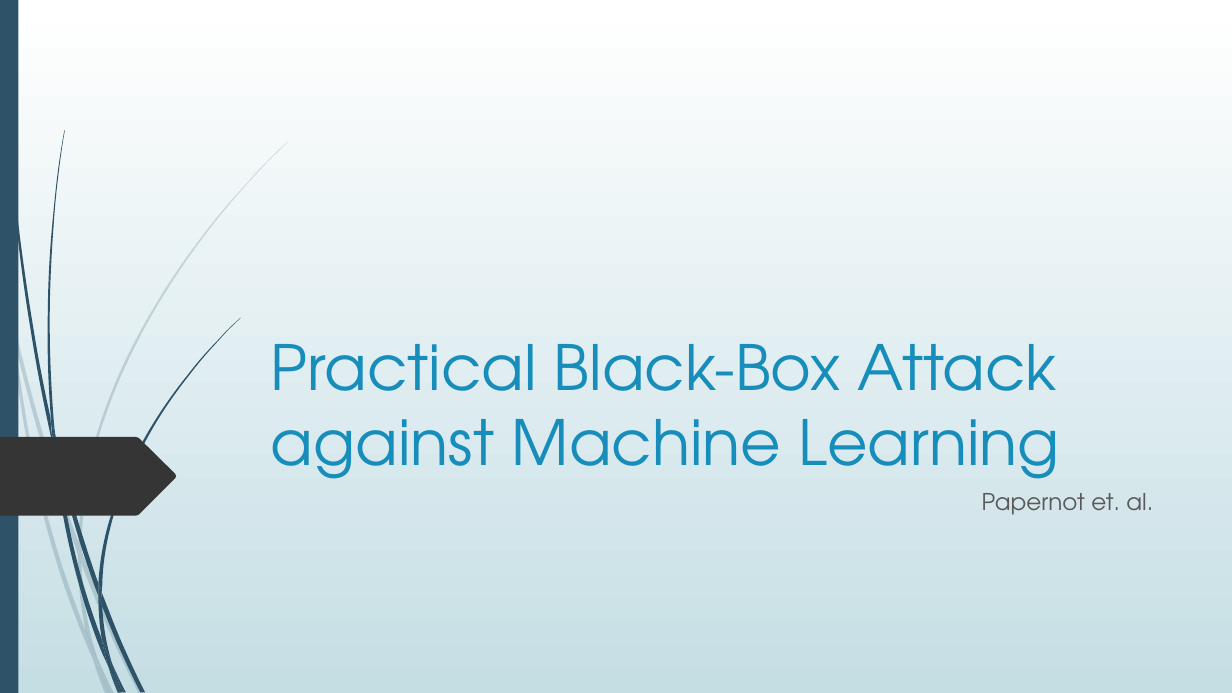
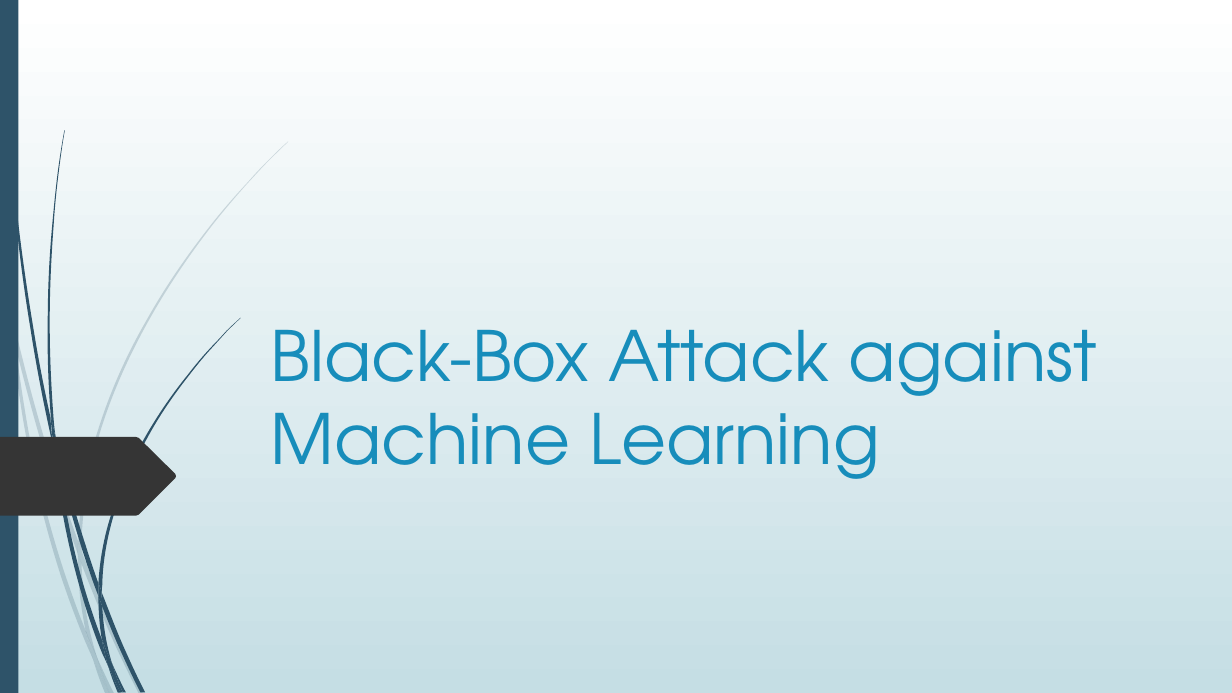
Before and after one commit to manaaralam/ntu-internship, a slide deck: slide 1 of Presentations/starting_work.pptx. Drawn at 1232x693 pixels with LibreOffice and Linux fonts; fonts in the diff are those of the drawing. Boxes give left, top, right and bottom in pixels: in the first picture for what was removed or moved away, otherwise in the second. Text is boxed around its words. In the diff, an @@ line names an element or a change of style, - is before the commit and + after.

```diff
--- a/Presentations/starting_work.pptx
+++ b/Presentations/starting_work.pptx
@@ title at (271, 330, 1097, 479): text changed; size 48.6 to 54 pt @@
-Practical Black-Box Attack against Machine Learning
+Black-Box Attack against Machine Learning
@@ subtitle removed at (982, 493, 1153, 515) @@
-Papernot et. al.
```
Also in this commit, not shown: 1 other slide changed, 9 slides added.
